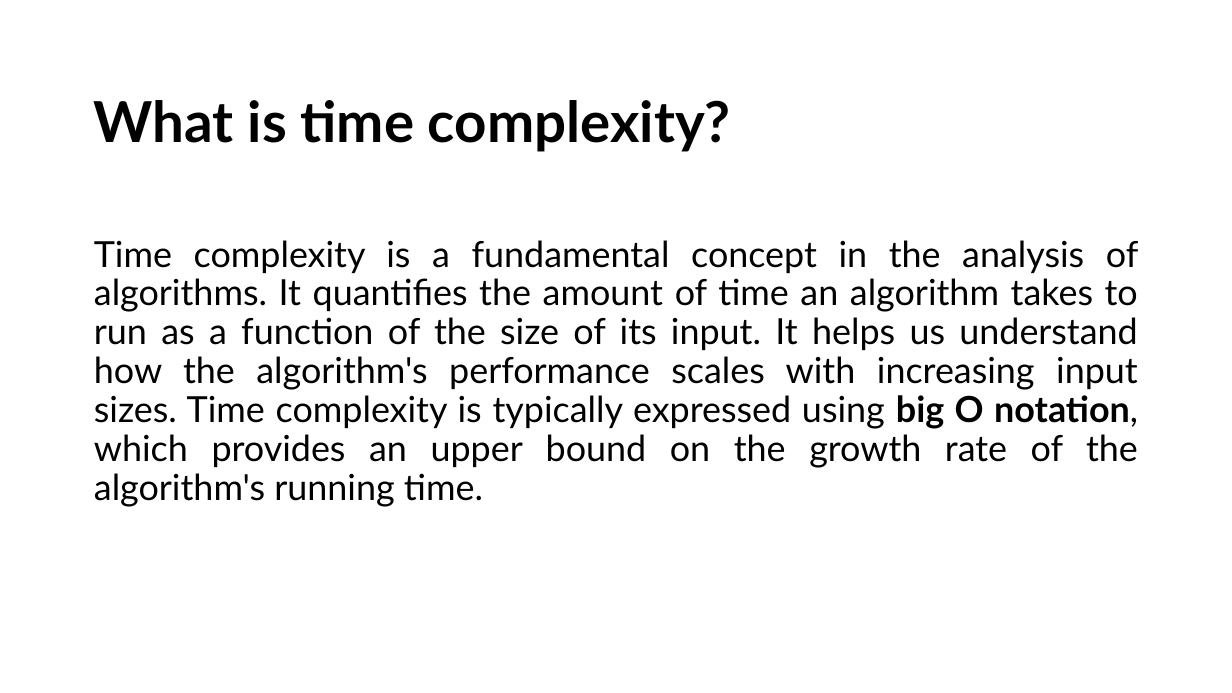
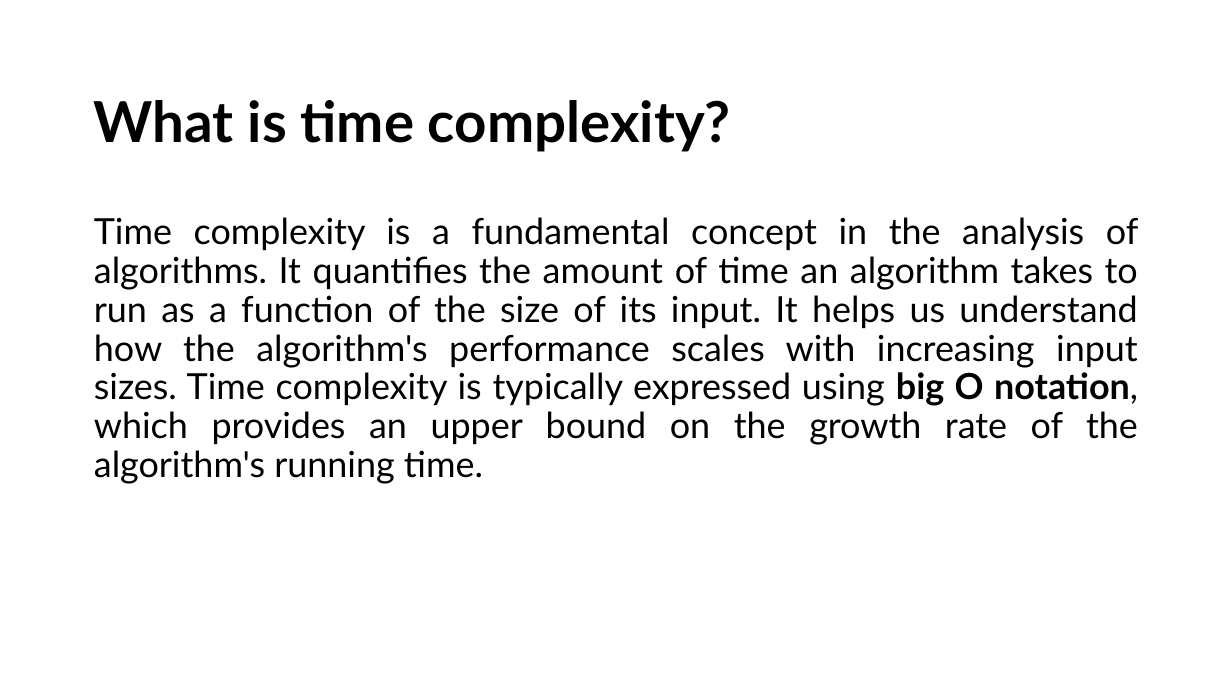
Before and after one commit to alaminbhuyan/DSA-In-Python, a slide deck: slide 12 of Design & Analysis Of Algorithm PDF/DAA.pptx (slide 7 before the commit). Drawn at 1232x693 pixels with LibreOffice and Linux fonts; fonts in the diff are those of the drawing. Boxes give left, top, right and bottom in pixels: in the first picture for what was removed or moved away, otherwise in the second. Text is boxed around its words. In the diff, an @@ line names an element or a change of style, - is before the commit and + after.

Commit message:
add some new slide in DAA

```diff
--- a/Design & Analysis Of Algorithm PDF/DAA.pptx
+++ b/Design & Analysis Of Algorithm PDF/DAA.pptx
@@ text "Time complexity is a fundamental ..." moved from (x1=94, y1=240, x2=1139, y2=507) to (x1=94, y1=217, x2=1139, y2=484) @@
```
Also in this commit, not shown: 1 other slide changed, 10 slides added, 1 slide removed.
